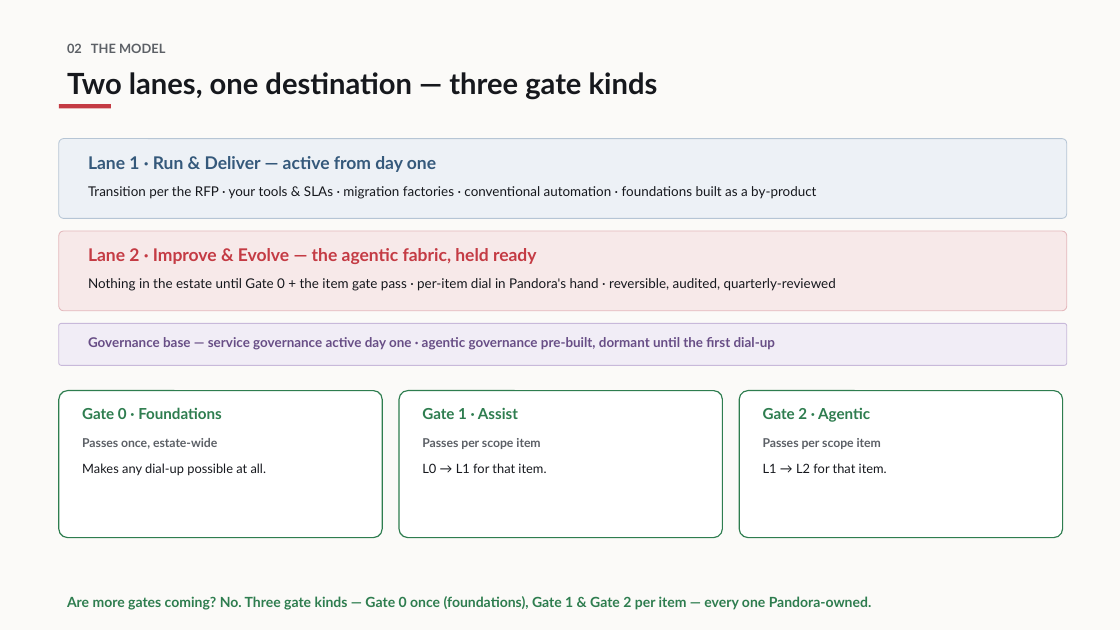
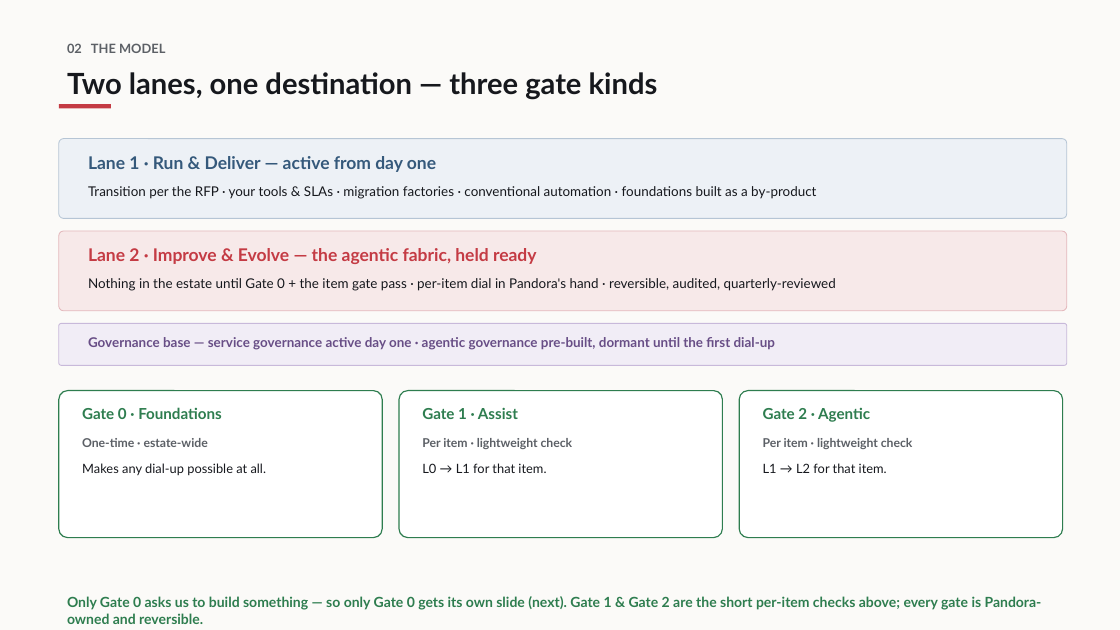
Before and after one commit to opsinghis/pand-tsf, a slide deck: slide 3 of docs/Alternative Approach - Summary.pptx. Drawn at 1120x630 pixels with LibreOffice and Linux fonts; fonts in the diff are those of the drawing. Boxes give left, top, right and bottom in pixels: in the first picture for what was removed or moved away, otherwise in the second. Text is boxed around its words. In the diff, an @@ line names an element or a change of style, - is before the commit and + after.

```diff
--- a/docs/Alternative Approach - Summary.pptx
+++ b/docs/Alternative Approach - Summary.pptx
@@ text at (x1=82, y1=438, x2=208, y2=447): text changed @@
-Passes once, estate-wide
+One-time · estate-wide
@@ text at (x1=422, y1=438, x2=573, y2=449): text changed @@
-Passes per scope item
+Per item · lightweight check
@@ text at (x1=763, y1=438, x2=913, y2=449): text changed @@
-Passes per scope item
+Per item · lightweight check
@@ text at (x1=67, y1=596, x2=1042, y2=624): text changed @@
-Are more gates coming? No. Three gate kinds — Gate 0 once (foundations), Gate 1 & Gate 2 per item — every one Pandora-owned.
+Only Gate 0 asks us to build something — so only Gate 0 gets its own slide (next). Gate 1 & Gate 2 are the short per-item checks above; every gate is Pandora-owned and reversible.
```
Also in this commit, not shown: 4 other slides changed, 8 other files.
